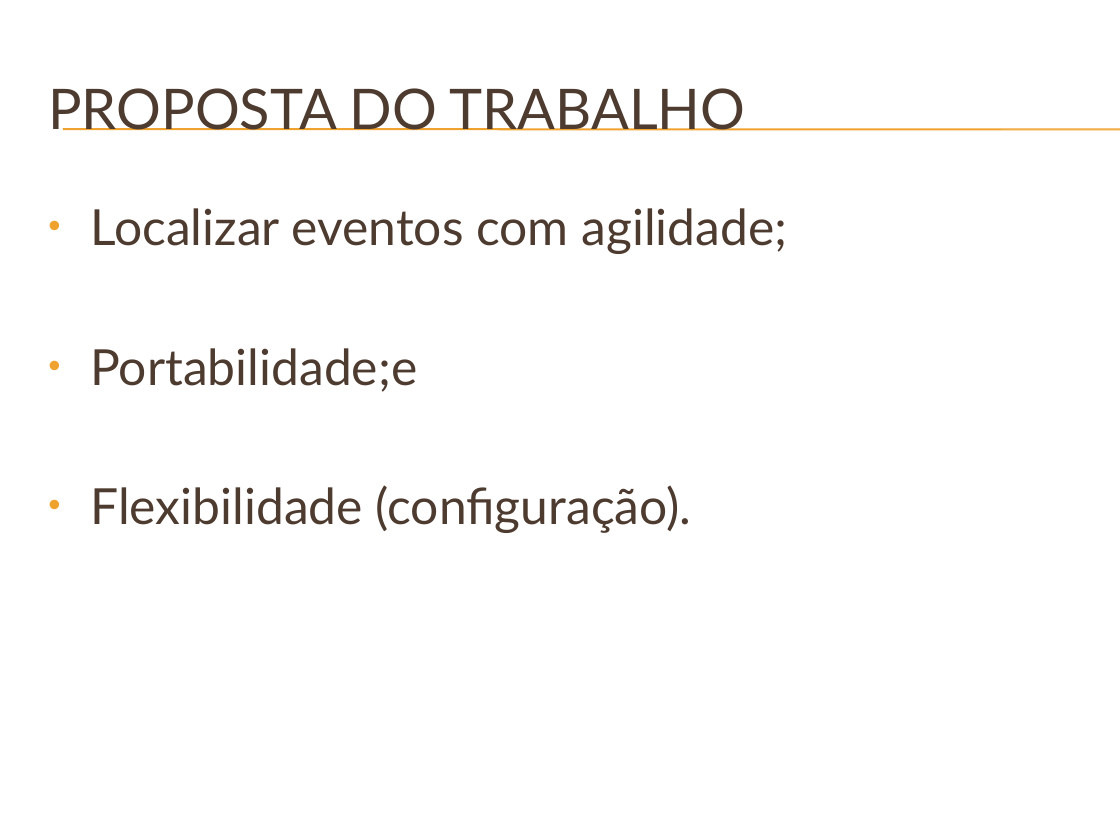
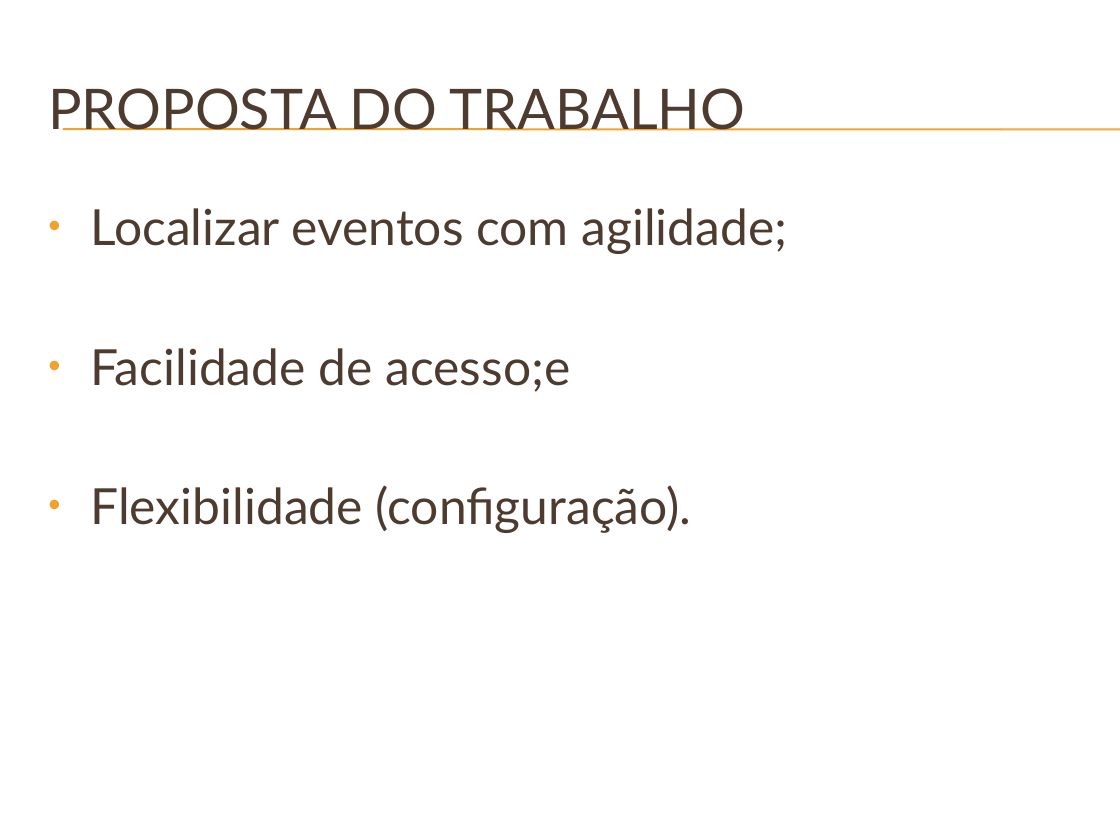
Before and after one commit to junioma/logviewerucb2009, a slide deck: slide 5 of DOCUMENTAÇÃO/_SLIDE/JMBLogViewer.pptx. Drawn at 1120x840 pixels with LibreOffice and Linux fonts; fonts in the diff are those of the drawing; background and template pictures are left out. Boxes give left, top, right and bottom in pixels: in the first picture for what was removed or moved away, otherwise in the second. Text is boxed around its words. In the diff, an @@ line names an element or a change of style, - is before the commit and + after.

```diff
--- a/DOCUMENTAÇÃO/_SLIDE/JMBLogViewer.pptx
+++ b/DOCUMENTAÇÃO/_SLIDE/JMBLogViewer.pptx
@@ text at [90, 348, 571, 392]: text changed @@
-• Portabilidade;e
+• Facilidade de acesso;e
```
Also in this commit, not shown: 3 other slides changed, 3 slides removed.
